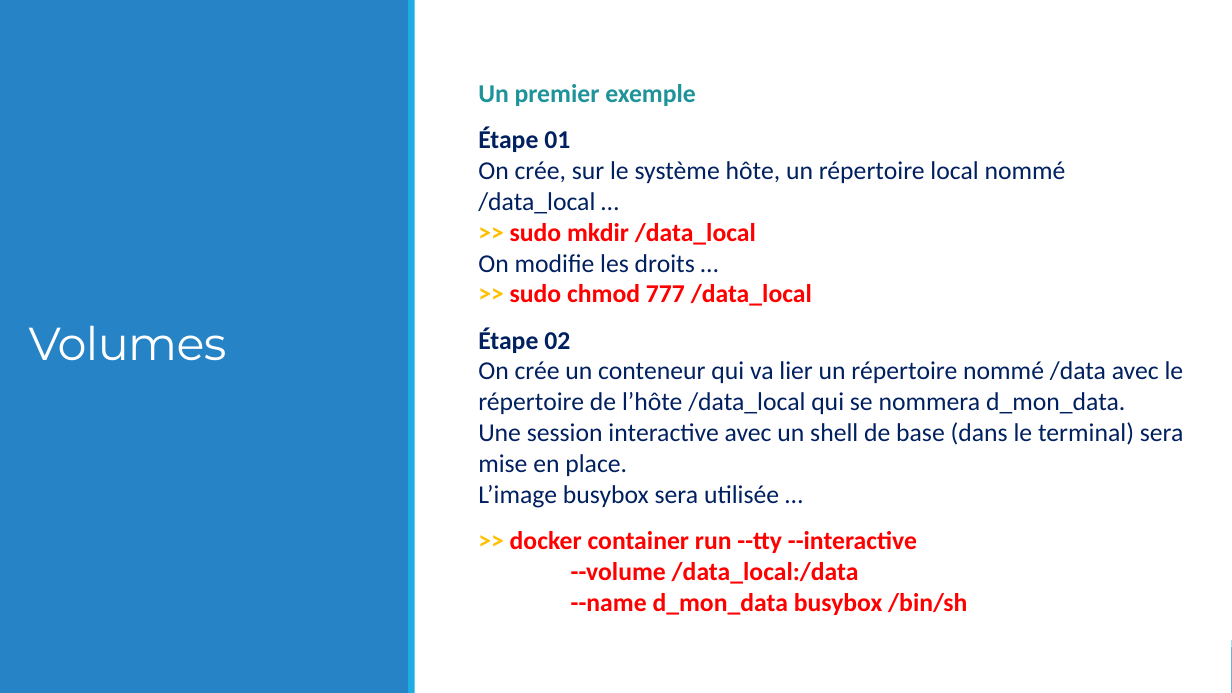
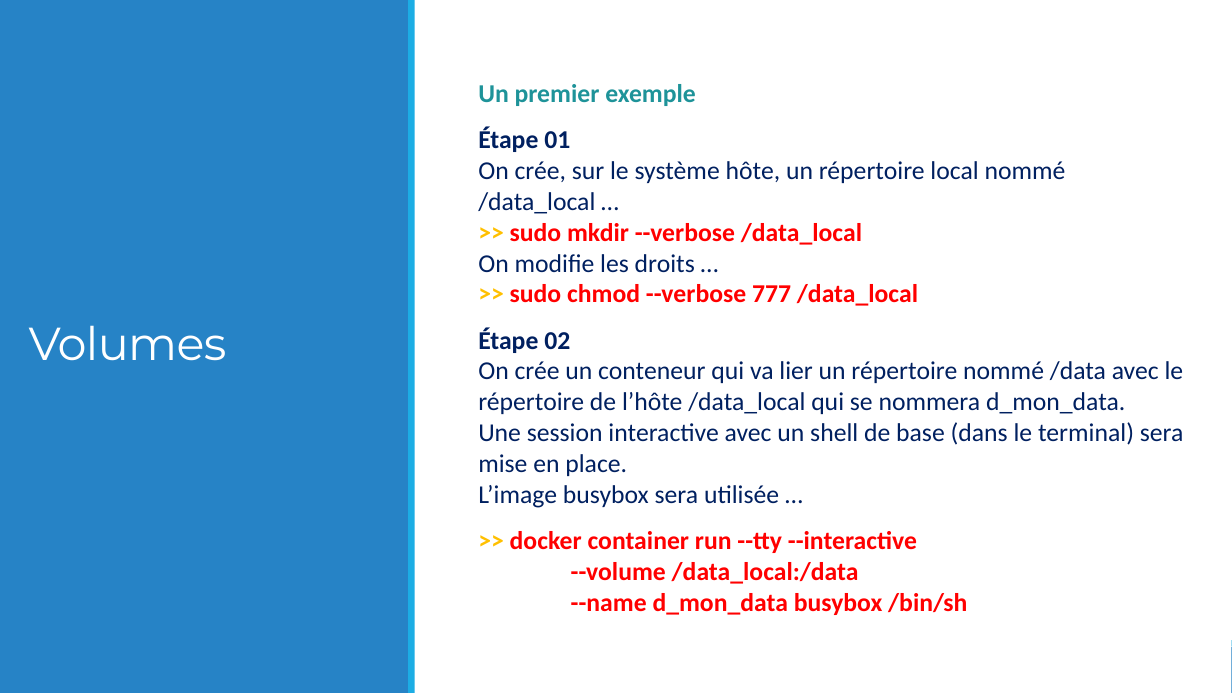
Before and after one commit to lcsavard/docker, a slide deck: slide 14 of Docker (Module 03).pptx. Drawn at 1232x693 pixels with LibreOffice and Linux fonts; fonts in the diff are those of the drawing. Boxes give left, top, right and bottom in pixels: in the first picture for what was removed or moved away, otherwise in the second. Text is boxed around its words. In the diff, an @@ line names an element or a change of style, - is before the commit and + after.

```diff
--- a/Docker (Module 03).pptx
+++ b/Docker (Module 03).pptx
@@ text at [478, 127, 1066, 306]: text changed @@
-Étape 01
-On crée, sur le système hôte, un répertoire local nommé
-/data_local …
->> sudo mkdir /data_local
-On modifie les droits …
->> sudo chmod 777 /data_local
+Étape 01
+On crée, sur le système hôte, un répertoire local nommé
+/data_local …
+>> sudo mkdir --verbose /data_local
+On modifie les droits …
+>> sudo chmod --verbose 777 /data_local
```
Also in this commit, not shown: 5 other slides changed, 1 slide removed, 2 other files.
